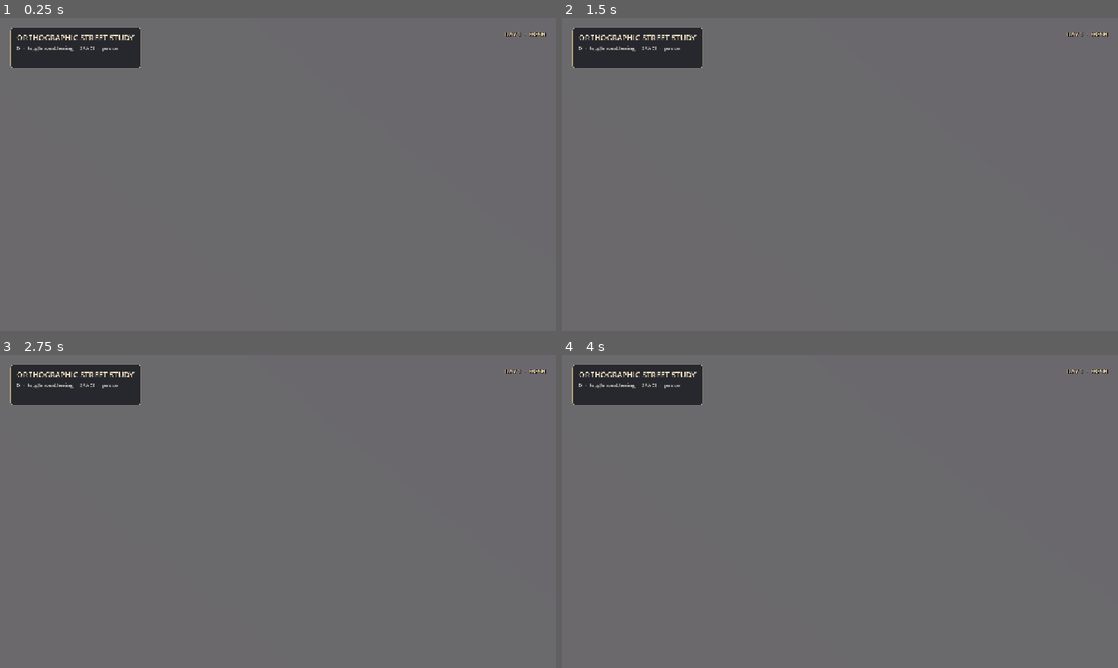
Above: before the commit, frames 1-4 (two rows, left to right).
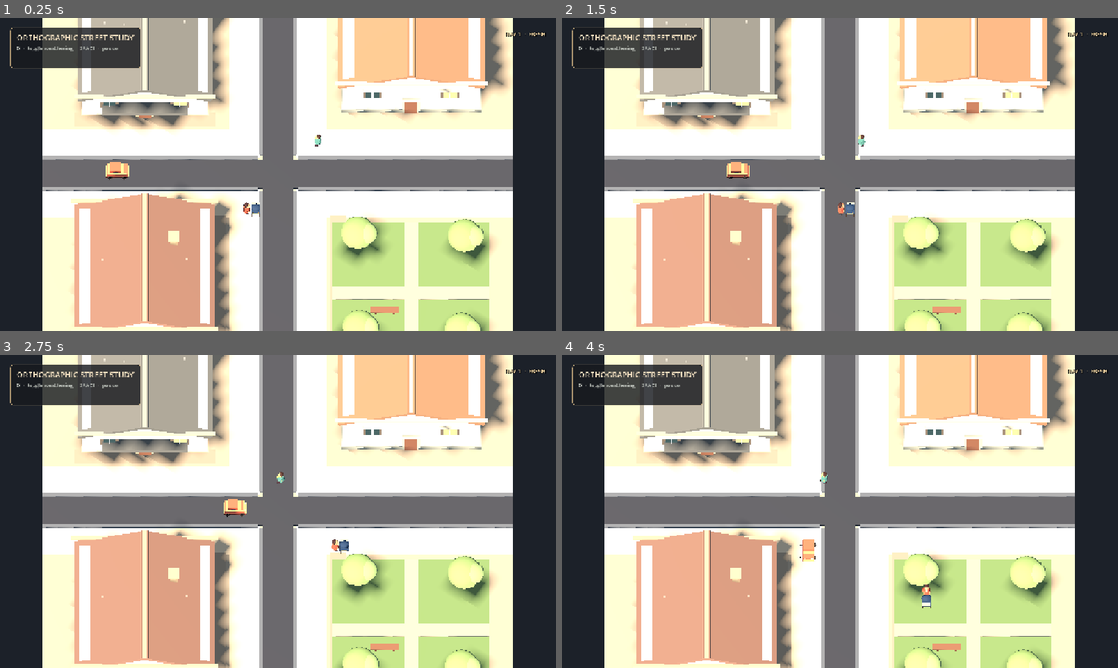
Above: after the commit, the same moments.

Repository: JosuaKrause/nappy
Game: Godot game, scene res://scenes/dev/street_preview.tscn
Same seed, same stepped clock (60 frames per second), same inputs: the game is played once before the commit and once after it. This scene is started directly instead of the project's main scene.
Inputs (mouse positions are in pixels of both pictures, inside the frame that each line leads up to):
- Up to frame 1 (0.25 s): no input
- Up to frame 2 (1.5 s): tap Enter (ui_accept) at 0.5, 0.77 s; move the mouse to (962, 158) at 0.52 s; hold Right (move_right) 0.53-1.25 s; hold Shift (run) 0.53-1.25 s; click (962, 158) at 0.67 s; drag from (728, 190) to (812, 237) at 1.27 s
- Up to frame 3 (2.75 s): move the mouse to (333, 442) at 2.02 s; hold Right (move_right) from 2.03 s (still down); hold P (snapshot) from 2.03 s (still down); tap Shift (run) at 2.3 s
- Up to frame 4 (4 s): release Right (move_right) at 2.75 s; release P (snapshot) at 2.75 s; drag from (812, 574) to (673, 464) at 2.77 s; move the mouse to (1006, 558) at 3.52 s; hold Left (move_left) from 3.53 s (still down); hold Shift (run) from 3.53 s (still down); tap Q at 3.6 s; tap Enter (ui_accept) at 3.77 s

The runs differ from the first frame. In frame 1, 84% of the frame differs, in the area x 0-100%, y 0-100%; in frame 2, 84%; in frame 3, 84%; in frame 4, 84%.

Commit message:
Tune street preview scale and motion capture
Match the diorama cross-section to the playable street contract so articulated people and vehicles remain readable: a two-tile carriageway, two-tile pavements, split junction kerbs, and compact eight-tile lots. Correct the pitched roof ridge and orthographic camera size, then drive the merged actor models at walk/run/car speeds with a mother turn, pram wheel motion, and a car turn. Keep captures bounded to three post-frame stages and switch the late still to day-14 wear; no gameplay or actor-library files are changed here.

Diff:
--- a/scenes/dev/street_preview.tscn
+++ b/scenes/dev/street_preview.tscn
@@ -46,7 +46,7 @@
 [node name="Camera3D" type="Camera3D" parent="."]
 position = Vector3(0, 31, 14.5)
 projection = 1
-orthogonal_size = 32.0
+size = 20.0
 current = true
 
 [node name="CityModels" type="Node3D" parent="."]
--- a/src/visual3d/city_models.gd
+++ b/src/visual3d/city_models.gd
@@ -27,12 +27,18 @@
 var _paper_nodes: Array[MeshInstance3D] = []
 var _paper_origins: Array[Vector3] = []
 var _paper_phases: Array[float] = []
+var _actor_nodes: Array[Node3D] = []
+var _actor_motions: Array[Node] = []
+var _actor_kinds: Array[String] = []
+var _actor_speeds: Array[float] = []
+var _actor_headings: Array[float] = []
 var _time := 0.0
 
 func _ready() -> void:
 	process_mode = Node.PROCESS_MODE_PAUSABLE
 	_build_world()
 	set_day14(day14)
+	_build_optional_actors()
 
 ## Switches the art-only deterioration pass. The deterministic seed belongs to this preview and
 ## never touches the playable city's random stream.
@@ -52,36 +58,70 @@
 		paper.position = origin + drift
 		paper.rotation.y = _time * 0.45 + phase
 		paper.rotation.z = sin(_time * 1.2 + phase) * 0.18
+	for i in _actor_motions.size():
+		var speed: float = _actor_speeds[i]
+		var heading: float = _actor_headings[i]
+		var phase := fmod(_time, 8.0)
+		var kind: String = _actor_kinds[i]
+		if kind == "mother" or kind == "pram":
+			# The mother pauses at the curb, walks across the pavement, then turns toward the alley.
+			speed = 0.0 if phase < 0.8 else (2.875 if phase < 3.4 else 5.25)
+			heading = PI * 0.5 if phase < 3.4 else 0.0
+			if kind == "mother" and phase < delta * 1.5:
+				_actor_nodes[i].position = Vector3(-2.0, 0.2, 2.8)
+		elif kind == "car":
+			# The car demonstrates a straight approach followed by a right-angle turn at the crossing.
+			speed = 3.0
+			heading = PI * 0.5 if phase < 3.0 else 0.0
+			if phase < delta * 1.5:
+				_actor_nodes[i].position = Vector3(-11.0, 0.18, 0.0)
+		else: # civilian
+			speed = 0.95
+			heading = -PI * 0.5
+			if phase < delta * 1.5:
+				_actor_nodes[i].position = Vector3(2.8, 0.2, -2.0)
+		_actor_speeds[i] = speed
+		_actor_headings[i] = heading
+		if kind != "pram":
+			_actor_nodes[i].position += Vector3(sin(heading), 0.0, cos(heading)) * speed * delta
+		_actor_motions[i].call("advance", delta, speed, heading)
 
 func _build_world() -> void:
 	var base_mat := _material(Color("958b7d"), 0.94)
-	_box(self, "Ground", Vector3(46.0, 0.28, 46.0), Vector3(0.0, -0.18, 0.0), base_mat)
+	_box(self, "Ground", Vector3(30.0, 0.28, 30.0), Vector3(0.0, -0.18, 0.0), base_mat)
 
 	var road_mat := _material(ROAD, 0.88)
-	_box(self, "RoadEastWest", Vector3(46.0, 0.08, 7.2), Vector3(0.0, 0.02, 0.0), road_mat)
-	_box(self, "RoadNorthSouth", Vector3(7.2, 0.09, 46.0), Vector3(0.0, 0.025, 0.0), road_mat)
+	_box(self, "RoadEastWest", Vector3(30.0, 0.08, 2.0), Vector3(0.0, 0.02, 0.0), road_mat)
+	_box(self, "RoadNorthSouth", Vector3(2.0, 0.09, 30.0), Vector3(0.0, 0.025, 0.0), road_mat)
 	var road_edge_mat := _material(ROAD_EDGE, 0.9)
-	for z in [-4.1, 4.1]:
-		_box(self, "Kerb", Vector3(46.0, 0.18, 0.24), Vector3(0.0, 0.11, z), road_edge_mat)
-	for x in [-4.1, 4.1]:
-		_box(self, "Kerb", Vector3(0.24, 0.18, 46.0), Vector3(x, 0.11, 0.0), road_edge_mat)
+	for z in [-1.1, 1.1]:
+		for x in [-8.15, 8.15]:
+			_box(self, "Kerb", Vector3(13.7, 0.18, 0.24), Vector3(x, 0.11, z), road_edge_mat)
+	for x in [-1.1, 1.1]:
+		for z in [-8.15, 8.15]:
+			_box(self, "Kerb", Vector3(0.24, 0.18, 13.7), Vector3(x, 0.11, z), road_edge_mat)
 
 	var pavement_mat := _material(STONE, 0.9)
-	for z in [-5.0, 5.0]:
-		_box(self, "Pavement", Vector3(46.0, 0.12, 1.55), Vector3(0.0, 0.1, z), pavement_mat)
-	for x in [-5.0, 5.0]:
-		_box(self, "Pavement", Vector3(1.55, 0.12, 46.0), Vector3(x, 0.1, 0.0), pavement_mat)
+	for z in [-2.1, 2.1]:
+		for x in [-9.0, 9.0]:
+			_box(self, "Pavement", Vector3(12.0, 0.12, 2.0), Vector3(x, 0.1, z), pavement_mat)
+	for x in [-2.1, 2.1]:
+		for z in [-9.0, 9.0]:
+			_box(self, "Pavement", Vector3(2.0, 0.12, 12.0), Vector3(x, 0.1, z), pavement_mat)
+	for x in [-2.1, 2.1]:
+		for z in [-2.1, 2.1]:
+			_box(self, "CornerPaving", Vector3(2.0, 0.12, 2.0), Vector3(x, 0.1, z), pavement_mat)
 
 	# Small slabs make the alleys visibly traversable instead of filling the blocks with walls.
 	var alley_mat := _material(STONE_DARK, 0.94)
-	for x in [-12.0, 12.0]:
-		_box(self, "Alley", Vector3(2.2, 0.08, 9.0), Vector3(x, 0.17, 9.2), alley_mat)
-	_box(self, "Alley", Vector3(9.0, 0.08, 2.2), Vector3(-10.0, 0.17, -12.0), alley_mat)
-
-	_building(Vector3(-12.0, 0.0, 12.0), Vector2(8.4, 8.0), 4.4, 0, true)
-	_building(Vector3(12.0, 0.0, -12.0), Vector2(8.8, 8.0), 5.0, 1, false)
-	_building(Vector3(-12.0, 0.0, -12.0), Vector2(8.0, 8.8), 3.8, 2, true)
-	_build_park(Vector3(12.0, 0.0, 12.0))
+	for x in [-3.8, 3.8]:
+		_box(self, "Alley", Vector3(1.0, 0.08, 9.0), Vector3(x, 0.17, 7.5), alley_mat)
+	_box(self, "Alley", Vector3(9.0, 0.08, 1.0), Vector3(-8.5, 0.17, -3.8), alley_mat)
+
+	_building(Vector3(-8.5, 0.0, 8.5), Vector2(8.4, 8.0), 4.4, 0, true)
+	_building(Vector3(8.5, 0.0, -8.5), Vector2(8.8, 8.0), 5.0, 1, false)
+	_building(Vector3(-8.5, 0.0, -8.5), Vector2(8.0, 8.8), 3.8, 2, true)
+	_build_park(Vector3(8.5, 0.0, 8.5))
 
 	_wear_root = Node3D.new()
 	_wear_root.name = "Day14Wear"
@@ -109,9 +149,11 @@
 	var half_width := footprint.x * 0.5 + 0.5
 	var panel_width := half_width / cos(roof_pitch)
 	_box(building, "RoofWest", Vector3(panel_width, 0.22, footprint.y + 1.0),
-		Vector3(-footprint.x * 0.25, roof_y, 0.0), roof_mat, Vector3(0.0, 0.0, -roof_pitch))
+		Vector3(-footprint.x * 0.25, roof_y, 0.0), roof_mat, Vector3(0.0, 0.0, roof_pitch))
 	_box(building, "RoofEast", Vector3(panel_width, 0.22, footprint.y + 1.0),
-		Vector3(footprint.x * 0.25, roof_y, 0.0), roof_mat, Vector3(0.0, 0.0, roof_pitch))
+		Vector3(footprint.x * 0.25, roof_y, 0.0), roof_mat, Vector3(0.0, 0.0, -roof_pitch))
+	_box(building, "RoofRidge", Vector3(0.28, 0.28, footprint.y + 1.0),
+		Vector3(0.0, height + 1.17, 0.0), shadow_mat)
 	_box(building, "RoofFascia", Vector3(footprint.x + 1.0, 0.22, 0.22),
 		Vector3(0.0, height + 0.17, footprint.y * 0.5 + 0.5), shadow_mat)
 	_box(building, "RoofFascia", Vector3(footprint.x + 1.0, 0.22, 0.22),
@@ -191,9 +233,9 @@
 	var board_mat := _material(WOOD.lightened(0.08), 0.92)
 	# Cracks are shallow dark planes on facades; boards are sparse so the whole city still feels lived in.
 	for info in [
-		[Vector3(-12.0, 0.0, 12.0), 4.4, 8.0, 0.0],
-		[Vector3(12.0, 0.0, -12.0), 5.0, 8.0, 1.0],
-		[Vector3(-12.0, 0.0, -12.0), 3.8, 8.8, 2.0],
+		[Vector3(-8.5, 0.0, 8.5), 4.4, 8.0, 0.0],
+		[Vector3(8.5, 0.0, -8.5), 5.0, 8.0, 1.0],
+		[Vector3(-8.5, 0.0, -8.5), 3.8, 8.8, 2.0],
 	]:
 		var root := Node3D.new()
 		_wear_root.add_child(root)
@@ -214,13 +256,65 @@
 	var rng := RandomNumberGenerator.new()
 	rng.seed = 14014
 	for i in 9:
-		var origin := Vector3(rng.randf_range(-17.0, 17.0), 0.34, rng.randf_range(-17.0, 17.0))
-		if absf(origin.x) < 4.8 or absf(origin.z) < 4.8:
-			origin.x += 5.6 if origin.x >= 0.0 else -5.6
+		var origin := Vector3(rng.randf_range(-12.0, 12.0), 0.34, rng.randf_range(-12.0, 12.0))
+		if absf(origin.x) < 3.8 or absf(origin.z) < 3.8:
+			origin.x += 4.4 if origin.x >= 0.0 else -4.4
 		var paper := _box(_wear_root, "WindblownPaper", Vector3(0.38, 0.035, 0.24), origin, litter_mat)
 		_paper_nodes.append(paper)
 		_paper_origins.append(origin)
 		_paper_phases.append(rng.randf_range(0.0, TAU))
+
+func _build_optional_actors() -> void:
+	# The visual study can run before the actor milestone lands. Loading by path keeps this scene
+	# useful in that state while allowing the finished articulated silhouettes to appear automatically
+	# once their scripts are present in the same checkout.
+	const models_path := "res://src/visual3d/actor_models.gd"
+	const motion_path := "res://src/visual3d/actor_motion.gd"
+	if not ResourceLoader.exists(models_path) or not ResourceLoader.exists(motion_path):
+		return
+	var models_script: Script = load(models_path)
+	var motion_script: Script = load(motion_path)
+	var person: Node3D = models_script.call("make_person", "mother") as Node3D
+	var pram: Node3D = models_script.call("make_pram") as Node3D
+	if person == null or pram == null:
+		return
+	person.name = "PreviewMother"
+	person.position = Vector3(-2.0, 0.2, 2.8)
+	person.rotation.y = PI
+	pram.position = Vector3(0.0, 0.0, 0.58)
+	person.add_child(pram)
+	add_child(person)
+	_add_actor_motion(motion_script, person, "mother", 2.875, PI)
+	_add_actor_motion(motion_script, pram, "pram", 2.875, PI)
+
+	var car: Node3D = models_script.call("make_vehicle", "car") as Node3D
+	if car != null:
+		car.name = "PreviewCar"
+		car.position = Vector3(-11.0, 0.18, 0.0)
+		car.rotation.y = PI * 0.5
+		add_child(car)
+		_add_actor_motion(motion_script, car, "car", 3.0, PI * 0.5)
+
+	var civilian: Node3D = models_script.call("make_person", "civilian") as Node3D
+	if civilian != null:
+		civilian.name = "PreviewCivilian"
+		civilian.position = Vector3(2.8, 0.2, -2.0)
+		civilian.rotation.y = -PI * 0.5
+		add_child(civilian)
+		_add_actor_motion(motion_script, civilian, "civilian", 0.95, -PI * 0.5)
+
+func _add_actor_motion(motion_script: Script, actor: Node3D, kind: String, speed: float,
+		heading: float) -> void:
+	var motion: Node = motion_script.new() as Node
+	if motion == null:
+		return
+	add_child(motion)
+	motion.call("configure", actor, kind)
+	_actor_nodes.append(actor)
+	_actor_motions.append(motion)
+	_actor_kinds.append(kind)
+	_actor_speeds.append(speed)
+	_actor_headings.append(heading)
 
 func _material(colour: Color, roughness: float, emission: bool = false) -> StandardMaterial3D:
 	var material := StandardMaterial3D.new()
--- a/src/visual3d/street_preview.gd
+++ b/src/visual3d/street_preview.gd
@@ -7,9 +7,12 @@
 var _day14 := false
 var _city: Node3D
 var _state_label: Label
+var _capture_path := ""
+var _capture_late := false
 
 const ORTHO_PITCH_DEGREES := 65.0
 const MAP_Z_COMPENSATION := 1.0 / sin(deg_to_rad(ORTHO_PITCH_DEGREES))
+const CAMERA_DISTANCE := 34.22
 
 ## Keeps a future visual adapter's x/y map coordinates legible after the camera compresses z.
 static func map_2d_to_world(point: Vector2) -> Vector3:
@@ -19,10 +22,13 @@
 	# The shell stays responsive while the model subtree pauses, so SPACE can resume the preview.
 	process_mode = Node.PROCESS_MODE_ALWAYS
 	var camera: Camera3D = get_node("Camera3D") as Camera3D
+	var pitch := deg_to_rad(ORTHO_PITCH_DEGREES)
+	camera.position = Vector3(0.0, sin(pitch) * CAMERA_DISTANCE, cos(pitch) * CAMERA_DISTANCE)
 	camera.look_at(Vector3(0.0, 0.0, 0.0), Vector3.UP)
 	_city = get_node("CityModels") as Node3D
 	_state_label = get_node("Overlay/State") as Label
-	_apply_day(false)
+	_read_capture_flag()
+	_apply_day(_capture_late)
 
 func _unhandled_input(event: InputEvent) -> void:
 	if not event is InputEventKey or not event.pressed or event.echo:
@@ -32,6 +38,36 @@
 	elif event.keycode == KEY_SPACE:
 		get_tree().paused = not get_tree().paused
 
+func _read_capture_flag() -> void:
+	const prefix := "--preview-capture="
+	var arguments: PackedStringArray = OS.get_cmdline_user_args()
+	for index in arguments.size():
+		var argument: String = arguments[index]
+		if argument.begins_with(prefix):
+			_capture_path = argument.trim_prefix(prefix)
+		elif argument == "--preview-late":
+			_capture_late = true
+	if _capture_path.is_empty():
+		return
+	if DisplayServer.get_name() == "headless":
+		return
+	# Let each pose settle before saving; the final stage exits the preview after the stills are written.
+	get_tree().create_timer(1.0).timeout.connect(_capture_stage.bind("early"))
+	get_tree().create_timer(3.0).timeout.connect(_capture_stage.bind("late"))
+	get_tree().create_timer(4.0).timeout.connect(_capture_stage.bind("turn"))
+
+func _capture_stage(stage: String) -> void:
+	if stage == "late":
+		_apply_day(true)
+	await RenderingServer.frame_post_draw
+	var image: Image = get_viewport().get_texture().get_image()
+	var stem := _capture_path.trim_suffix(".png")
+	var error: Error = image.save_png("%s-%s.png" % [stem, stage])
+	if error != OK:
+		push_error("preview capture failed (%s): %s" % [stage, error])
+	if stage == "turn":
+		get_tree().quit()
+
 func _apply_day(day14: bool) -> void:
 	_day14 = day14
 	if is_instance_valid(_city):
